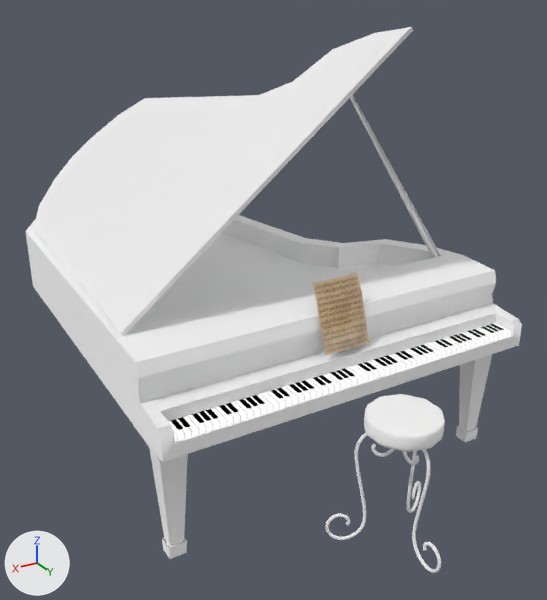
Two versions of the glTF model public/ex/museum/models/piano.glb, one commit apart.
One viewpoint serves both versions: a 50 mm lens placed at (0.448, 0.852, 0.562), pointed at (-0.004, 0.099, 0.186). The axes (+X, +Y, +Z) are drawn at lower left. The lights are the same throughout. Where no turn or scale is listed for an object, it has been applied to the vertices.

Script lines for the objects in view, before the commit:
```python
me_cylinder = bpy.data.meshes.new('Cylinder')
me_cylinder.from_pydata(...)  # 10992 vertices, 21692 faces; spans x -0.066..0.065, y -0.04..0.07, z -0.149..0.01
me_cylinder.materials.append(mat_59)  # white #ffffff
me_grid = bpy.data.meshes.new('Grid')
me_grid.from_pydata(...)  # 2500 vertices, 4802 faces; spans x -25.1..25.1, y -25.6..25.6, z -1.4..1.4
me_grid.materials.append(mat_material_001)  # picture img_sheet
me_mesh_id43 = bpy.data.meshes.new('mesh_id43')
me_mesh_id43.from_pydata(...)  # 220 vertices, 412 faces; spans x -0.234..0.234, y -0.305..0.295, z -0.001..0.511
# faces by material slot: [12, 400]
me_mesh_id43.materials.append(mat_60)
me_mesh_id43.materials.append(mat_59)  # white #ffffff
ob_cylinder = bpy.data.objects.new('Cylinder', me_cylinder)
ob_cylinder.location = (0.0, 0.359, 0.149)
ob_grid = bpy.data.objects.new('Grid', me_grid)
ob_grid.location = (-0.001, 0.248, 0.225)
ob_grid.rotation_euler = (0.035, -1.203, -1.57)  # degrees (2, -69, -90)
ob_grid.scale = (-0.00156, -0.00122, -0.00156)
ob_node_id42 = bpy.data.objects.new('node_id42', me_mesh_id43)
ob_node_id42.location = (0.0, 0.0, 0.0)
```
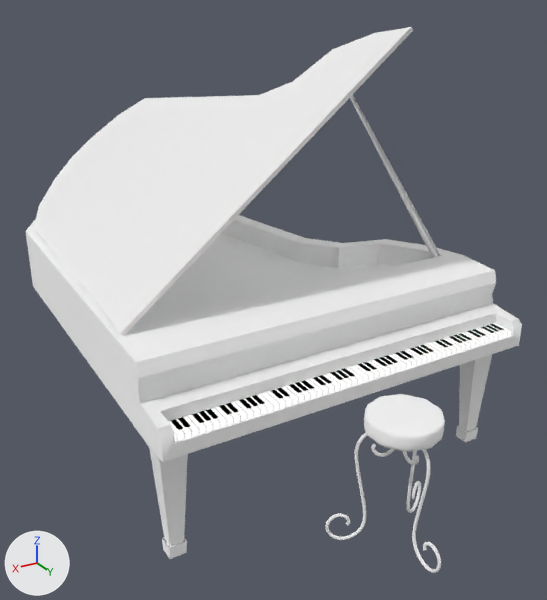
The change in detail:
Object 'Grid' (ob_grid) is deleted.

Where the change shows, as pixel boxes (x1, y1, x2, y2) in the pictures (547 x 600 px):
'Grid', deleted (beige): before (312, 273, 370, 356)
